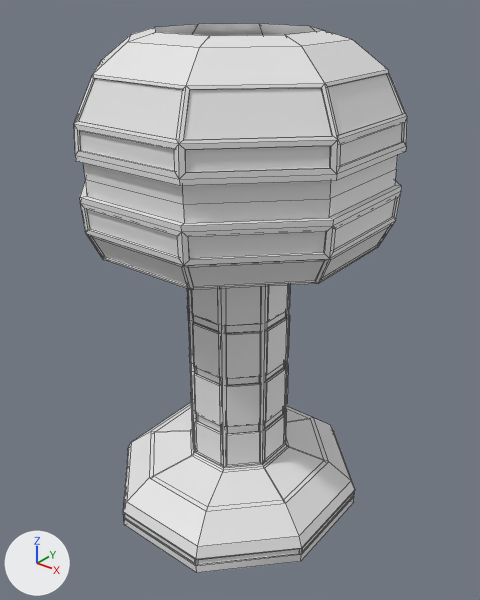
The FBX model JDBaconNewUnity/Assets/Prefabs/Mesh Prefabs/Level 5/Tower Interior.FBX: old version first, new version second.
Camera for both pictures: a 50 mm camera at (828.0, -1030.0, 1151.0) aimed at (6.0, -3.0, 514.0). The lights are fixed; the arrows at lower left show +X, +Y and +Z. Mesh edges are drawn as thin lines. Where no turn or scale is listed for an object, it has been applied to the vertices.

Names of what the first picture shows: 'Tower Walls'.
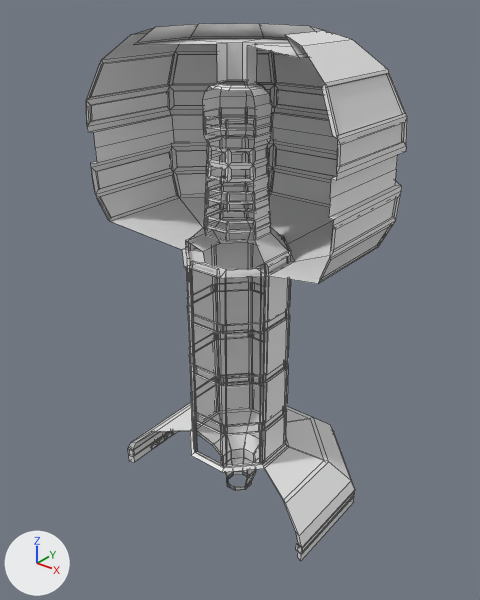
Commit message: Travis Banks: Modifying tower interior

The edits, one by one:
me_tower_walls_ncl1_1 is used by ob_tower_walls; location (0.0, 0.0, 83.0).
me_tower_walls_ncl1_1 had 2262 vertices, 2189 faces and spanned x -305.0..298.0, y -302.0..302.0, z -85.0..983.0.
me_tower_walls_ncl1_1 now has 2064 vertices, 1857 faces and spans x -305.0..298.0, y -134.0..302.0, z -85.0..983.0.
Part 1, on me_tower_walls_ncl1_1:
198 vertices are removed from x -292.0..291.0, y -302.0..-36.0, z -85.0..983.0.
344 faces are deleted.
12 new faces join them.

Changed parts and their boxes [x1, y1, x2, y2] in the pictures (480 x 600 px):
'Tower Walls', reshaped
    before: [74, 24, 407, 573]
    after: [86, 24, 407, 561]
part 1 of me_tower_walls_ncl1_1, cut back
    before: [74, 27, 338, 573]
    after: [128, 430, 302, 561]
